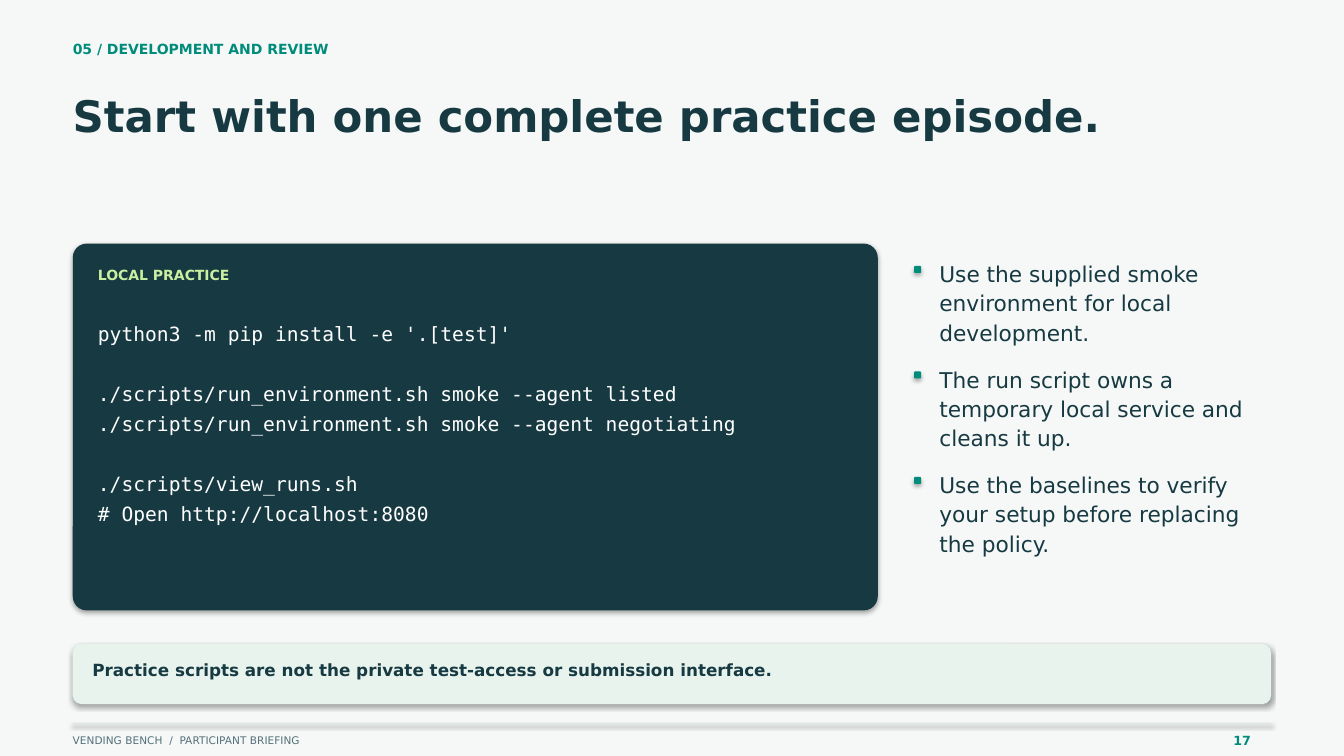
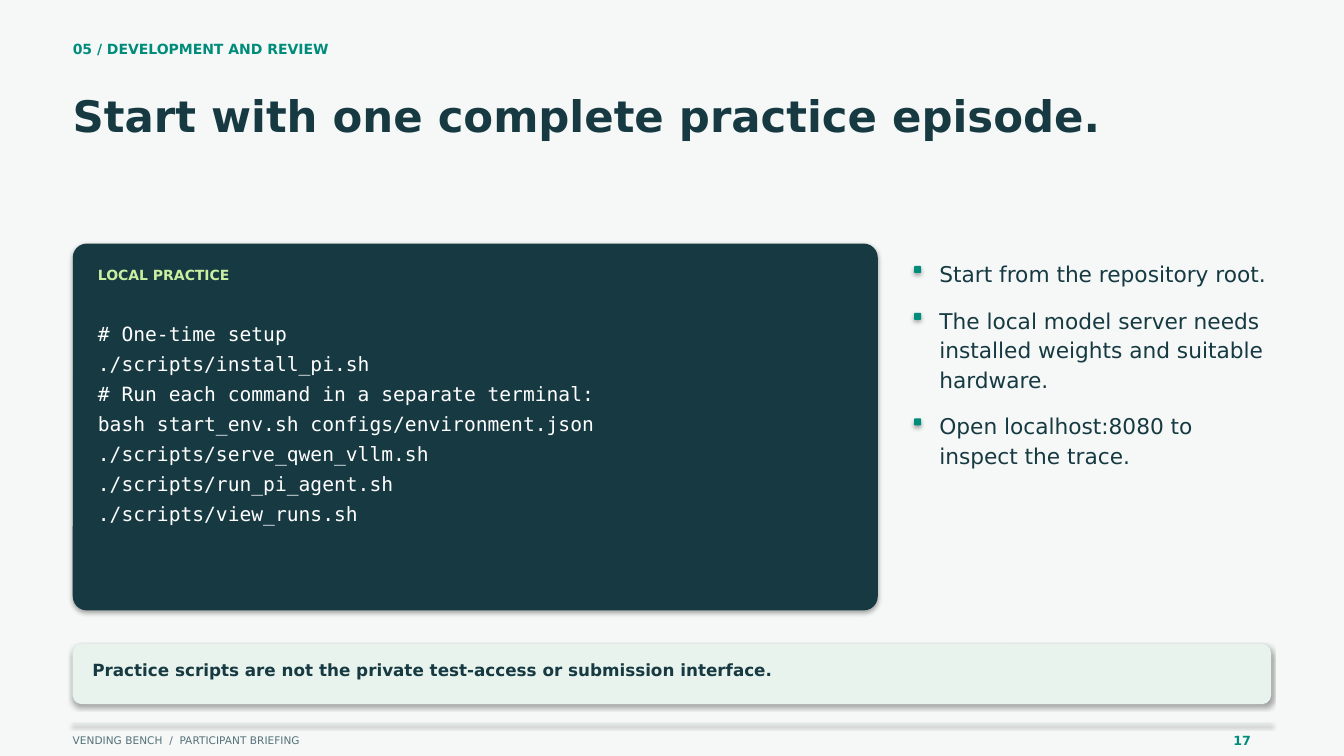
Before and after one commit to adriankhy93/VendingBenchSimplified, a slide deck: slide 17 of presentations/participant-briefing.pptx. Drawn at 1344x756 pixels with LibreOffice and Linux fonts; fonts in the diff are those of the drawing. Boxes give left, top, right and bottom in pixels: in the first picture for what was removed or moved away, otherwise in the second. Text is boxed around its words. In the diff, an @@ line names an element or a change of style, - is before the commit and + after.

```diff
--- a/presentations/participant-briefing.pptx
+++ b/presentations/participant-briefing.pptx
@@ text at (939,265,1265,287): text changed @@
-Use the supplied smoke
-environment for local
-development.
+Start from the repository root.
@@ text at (98,326,594,496): text changed @@
-python3 -m pip install -e '.[test]'
-./scripts/run_environment.sh smoke --agent listed
-./scripts/run_environment.sh smoke --agent negotiating
+# One-time setup
+./scripts/install_pi.sh
+# Run each command in a separate terminal:
+bash start_env.sh configs/environment.json
+./scripts/serve_qwen_vllm.sh
+./scripts/run_pi_agent.sh
@@ rounded rectangle: place and size @@
-rounded rectangle at (914,372,922,379)
+rounded rectangle at (914,313,922,320)
@@ text at (939,312,1263,389): text changed @@
-The run script owns a
-temporary local service and
-cleans it up.
+The local model server needs
+installed weights and suitable
+hardware.
@@ rounded rectangle: place and size @@
-rounded rectangle at (914,477,922,484)
+rounded rectangle at (914,418,922,425)
@@ text at (939,417,1193,469): text changed @@
-Use the baselines to verify
-your setup before replacing
-the policy.
+Open localhost:8080 to
+inspect the trace.
@@ text at (122,506,429,525): paragraph removed @@
-# Open http://localhost:8080
```
Also in this commit, not shown: 11 other slides changed, 2 slides added, 2 slides removed, 43 other files.
